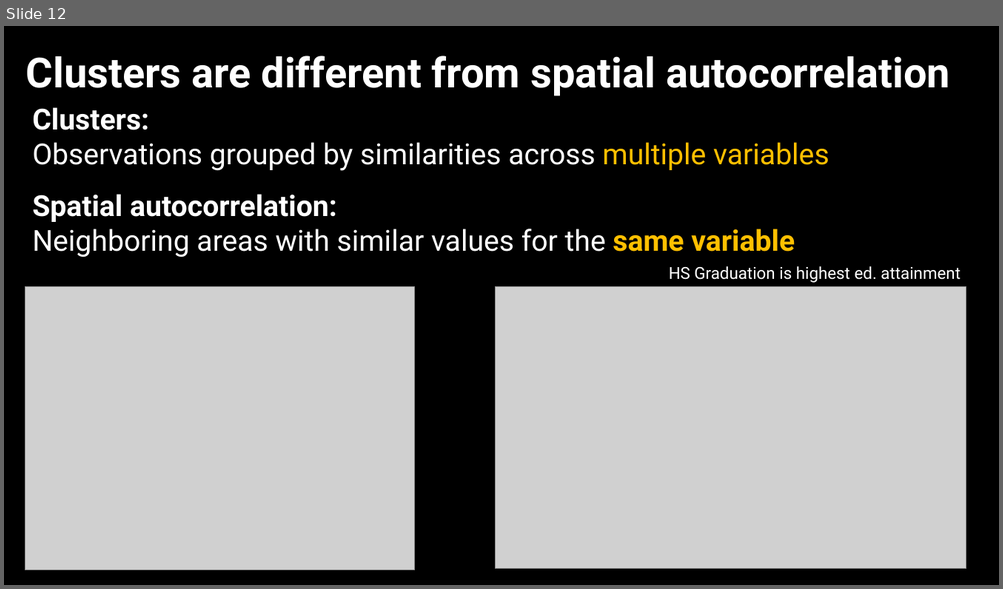
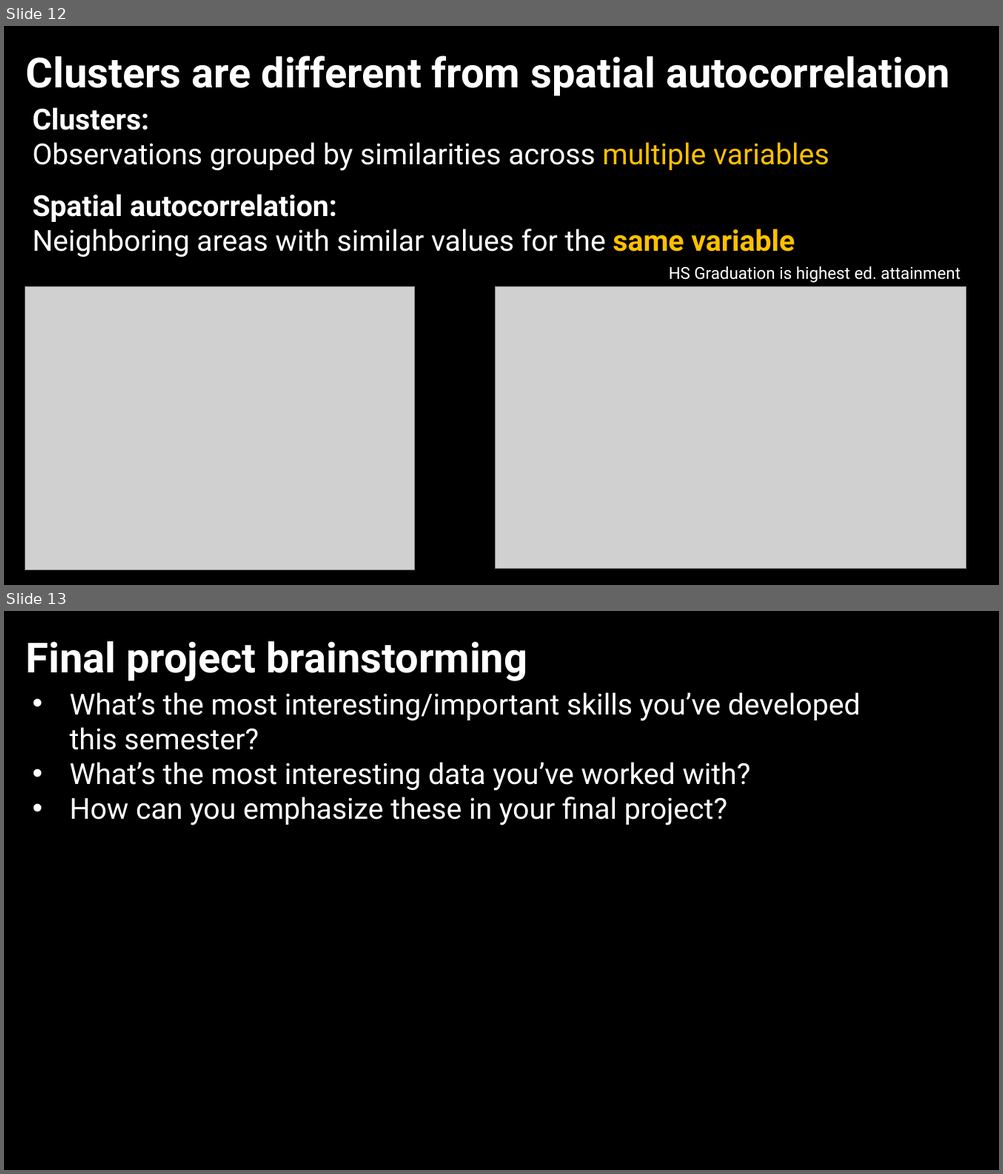
Before and after one commit to jshannon75/geog4300, a slide deck: in_class_slides/geog4300_W13-1 Clustering; Final project.pptx. Shown one above the other, each under a label of ours: slide 12 before the commit, slides 12 and 13 after it. The pictures are 1003x589 and 1003x1174 pixels, drawn with LibreOffice and Linux fonts; fonts in the diff are those of the drawing; grey boxes stand for pictures; background and template pictures are left out. Boxes give left, top, right and bottom in pixels: in the first picture for what was removed or moved away, otherwise in the second. Text is boxed around its words. In the diff, an @@ line names an element or a change of style, - is before the commit and + after.

```diff
--- a/in_class_slides/geog4300_W13-1 Clustering; Final project.pptx
+++ b/in_class_slides/geog4300_W13-1 Clustering; Final project.pptx
@@ slide 13 added at <box>4,611,999,1170</box>, background picture (left out) @@
@@ text added at <box>26,641,527,681</box>, 40 pt, text #FFFFFF, bold @@
+Final project brainstorming
@@ text added at <box>70,692,860,826</box>, 28 pt, text #FFFFFF @@
+• What’s the most interesting/important skills you’ve developed this semester?
+• What’s the most interesting data you’ve worked with?
+• How can you emphasize these in your final project?
```
Also in this commit, not shown: 1 other slide added, 2 other files.
